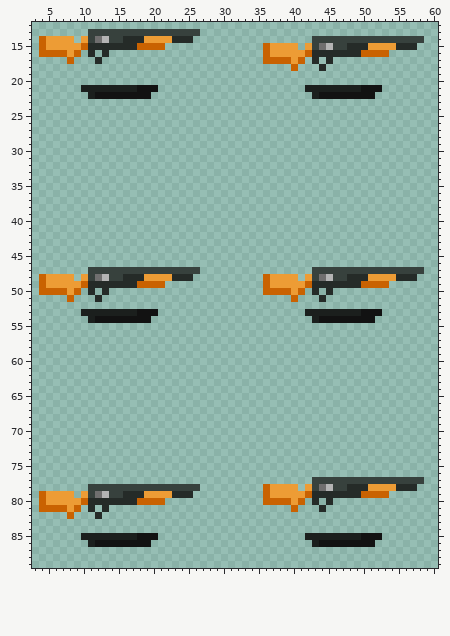
Edited in one commit: sprite sheet (DevilsAcre/Assets/Sprites/Post Alpha1.5/Items/Item Shop Shotgun.png). This is how it looked before the edit.
The file is 64x96 pixels. Shown: x 3..60, y 12..89.
The result:
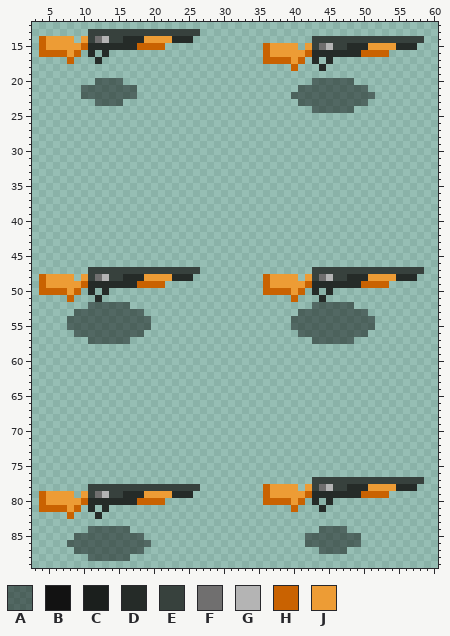
Palette (. is transparent): A #00000073  B #121212  C #1b1f1d  D #252b28  E #37413d  F #706f6f  G #b4b4b4  H #c96201  J #ed9c35
Difference:
Changed rows in their new state; - is an unchanged pixel.
first column x 10:
20 --AAAA---------------------------AAAAAA----
21 AAAAAAAA...--------------------AAAAAAAAAA..
22 AAAAAAAA..--------------------AAAAAAAAAAAA-
23 --AAAA-------------------------AAAAAAAAAA--
24 ---------------------------------AAAAAA----
first column x 8:
52 ---AAAAAA--------------------------AAAAAA----
53 -AAAAAAAAAA..--------------------AAAAAAAAAA..
54 AAAAAAAAAAAA--------------------AAAAAAAAAAAA-
55 AAAAAAAAAAAA--------------------AAAAAAAAAAAA-
56 -AAAAAAAAAA----------------------AAAAAAAAAA--
57 ---AAAAAA--------------------------AAAAAA----
first column x 8:
84 ---AAAAAA---------------------------AAAA-----
85 -AAAAAAAAAA..---------------------AAAAAAAA...
86 AAAAAAAAAAAA----------------------AAAAAAAA..-
87 -AAAAAAAAAA-------------------------AAAA-----
88 ---AAAAAA------------------------------------
Pixel boxes of the changes (left, top, right, bottom) in both pictures:
changed: (81, 78, 158, 106)
changed: (291, 78, 382, 113)
changed: (67, 302, 158, 344)
changed: (291, 302, 382, 344)
changed: (67, 526, 158, 561)
changed: (305, 526, 382, 554)
